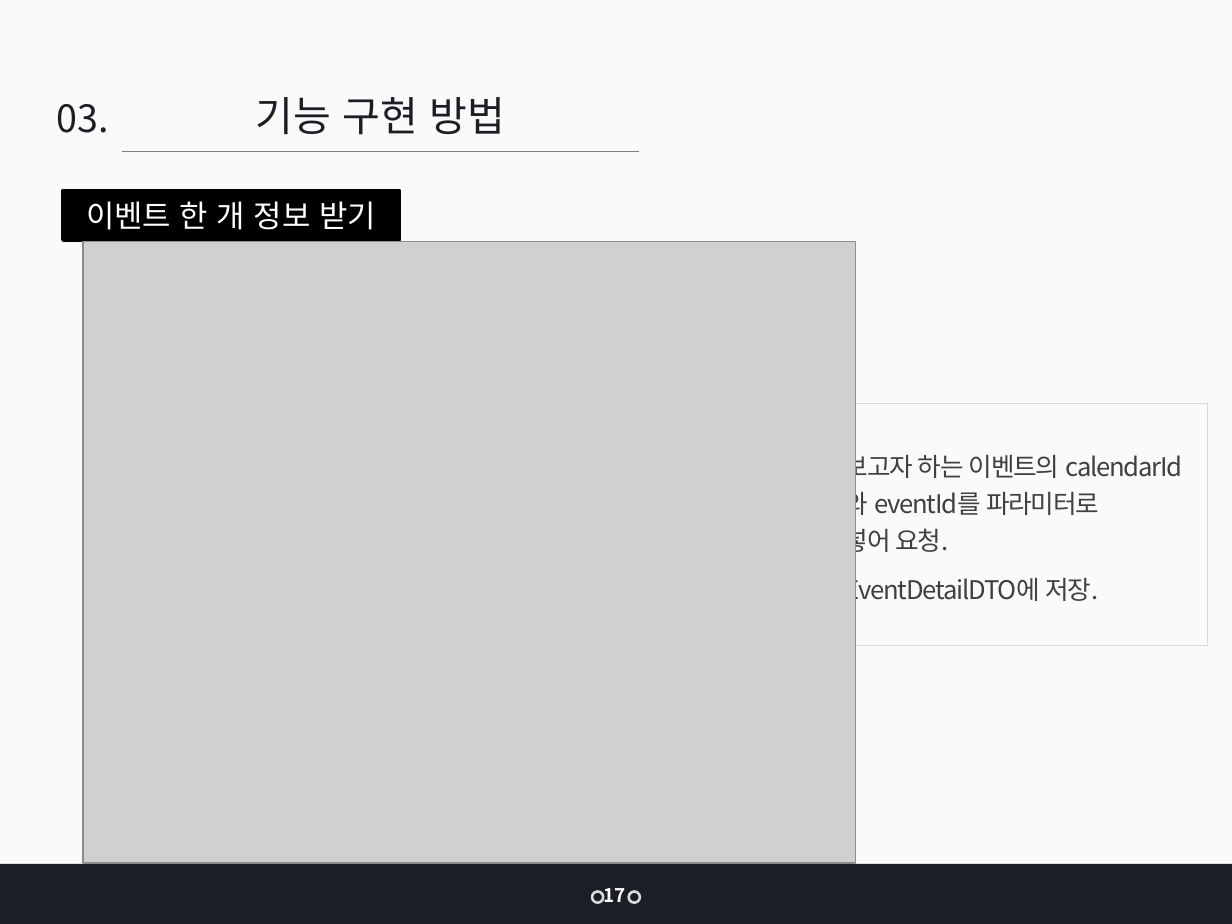
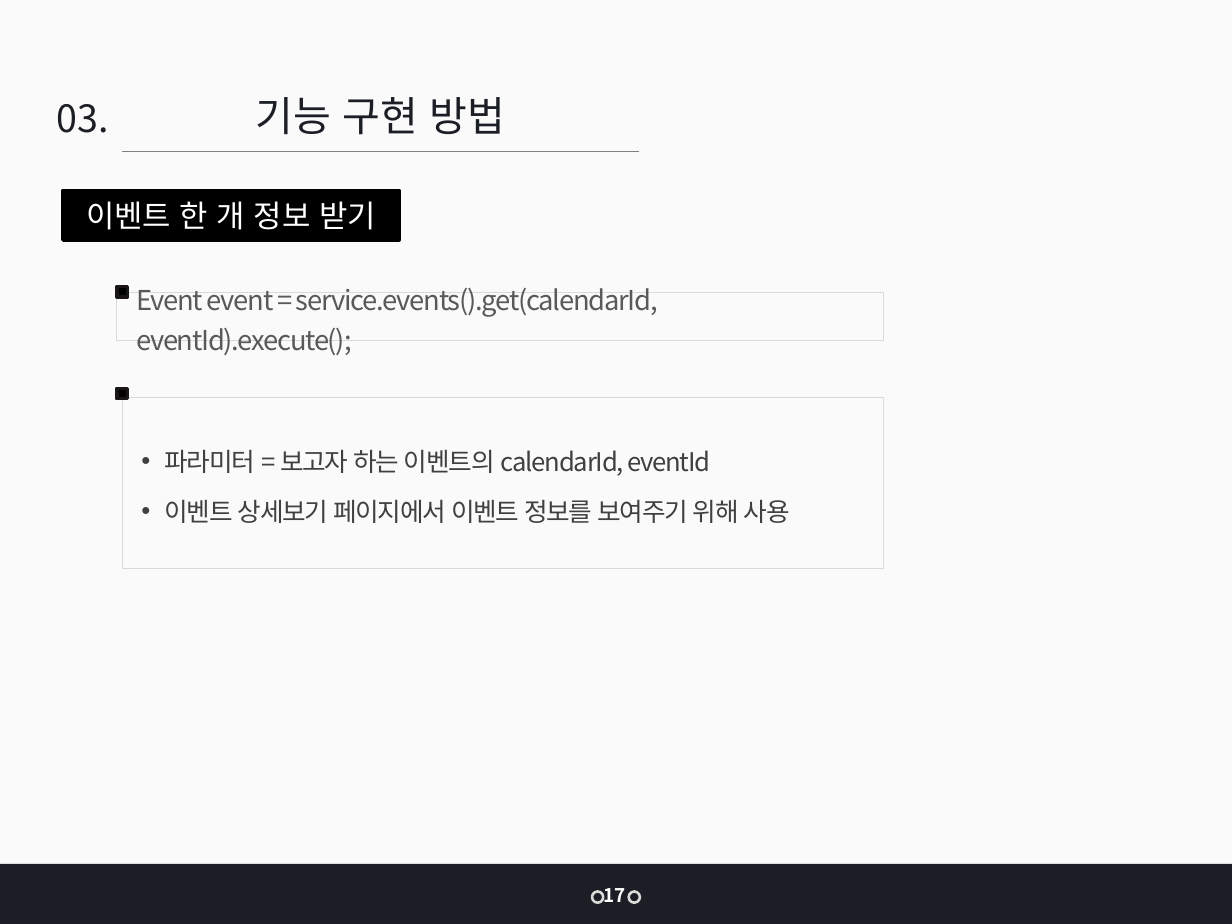
Before and after one commit to jangys/calendarProjectDocument, a slide deck: slide 17 of 인턴 최종 발표_장연수.pptx (slide 20 before the commit). Drawn at 1232x924 pixels with LibreOffice and Linux fonts; fonts in the diff are those of the drawing; grey boxes stand for pictures. Boxes give left, top, right and bottom in pixels: in the first picture for what was removed or moved away, otherwise in the second. Text is boxed around its words. In the diff, an @@ line names an element or a change of style, - is before the commit and + after.

```diff
--- a/인턴 최종 발표_장연수.pptx
+++ b/인턴 최종 발표_장연수.pptx
@@ picture removed at (83,241,855,864) @@
@@ rectangle added at (117,292,883,340), outline #D9D9D9 0.5 pt, 16 pt, text #595959 @@
+Event event = service.events().get(calendarId, eventId).execute();
@@ rectangle added at (117,287,128,297), fill #000000, outline #1A1617 2 pt @@
@@ rectangle added at (117,388,128,398), fill #000000, outline #1A1617 2 pt @@
@@ rectangle "파라미터 = 보고자 하는 이벤트의 ...": place and size @@
-rectangle "파라미터 = 보고자 하는 이벤트의 ..." at (802,403,1207,646)
+rectangle "파라미터 = 보고자 하는 이벤트의 ..." at (122,398,883,569)
@@ text in rectangle at (165,449,790,523): text changed @@
-• 보고자 하는 이벤트의 calendarId와 eventId를 파라미터로
-  넣어 요청.
-• EventDetailDTO에 저장.
+• 파라미터 = 보고자 하는 이벤트의 calendarId, eventId
+• 이벤트 상세보기 페이지에서 이벤트 정보를 보여주기 위해 사용
```
Also in this commit, not shown: 12 other slides changed, 19 slides added, 7 slides removed, 4 other files.
